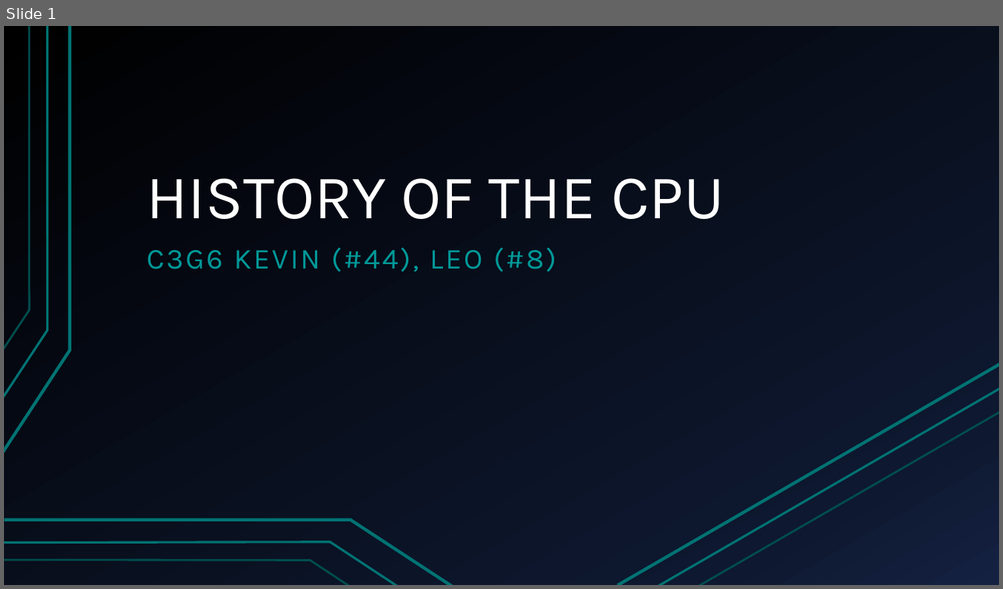
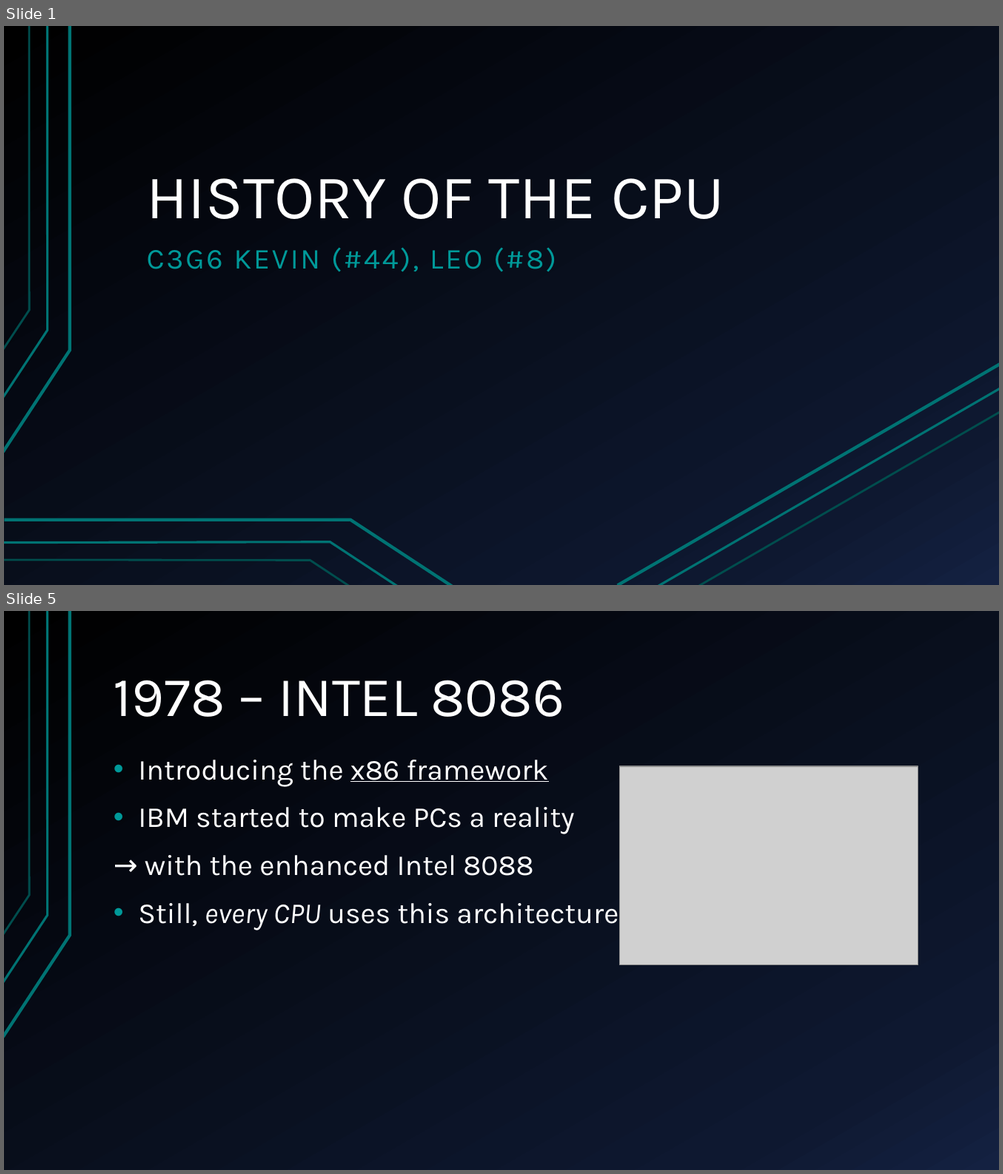
Before and after one commit to pythonleo/EnglishProject, a slide deck: template.pptx. Shown one above the other, each under a label of ours: slide 1 before the commit, slides 1 and 5 after it; the slides between them are not shown. The pictures are 1003x589 and 1003x1174 pixels, drawn with LibreOffice and Linux fonts; fonts in the diff are those of the drawing; grey boxes stand for pictures. Boxes give left, top, right and bottom in pixels: in the first picture for what was removed or moved away, otherwise in the second. Text is boxed around its words. In the diff, an @@ line names an element or a change of style, - is before the commit and + after.

```diff
--- a/template.pptx
+++ b/template.pptx
@@ slide 5 added at <box>4,611,999,1170</box>, background gradient #000000 to #0F1931 to #142242; not listed: 3 template elements that a slide beside it also shows @@
@@ title added at <box>114,680,565,717</box>, 54 pt, text #FFFFFF @@
+1978 – INTEL 8086
@@ text added at <box>138,760,618,931</box>, 28 pt, text #FFFFFF @@
+• Introducing the x86 framework
+• IBM started to make PCs a reality
+→ with the enhanced Intel 8088
+• Still, every CPU uses this architecture
@@ picture added at <box>620,766,918,965</box> @@
```
Also in this commit, not shown: 2 slides changed, 6 other slides added, 1 slide removed.
